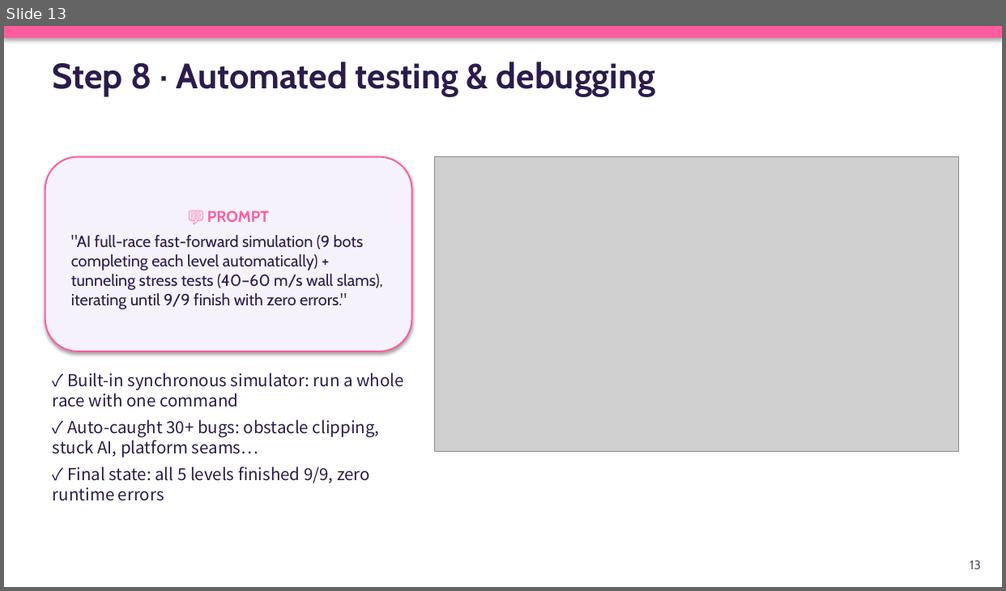
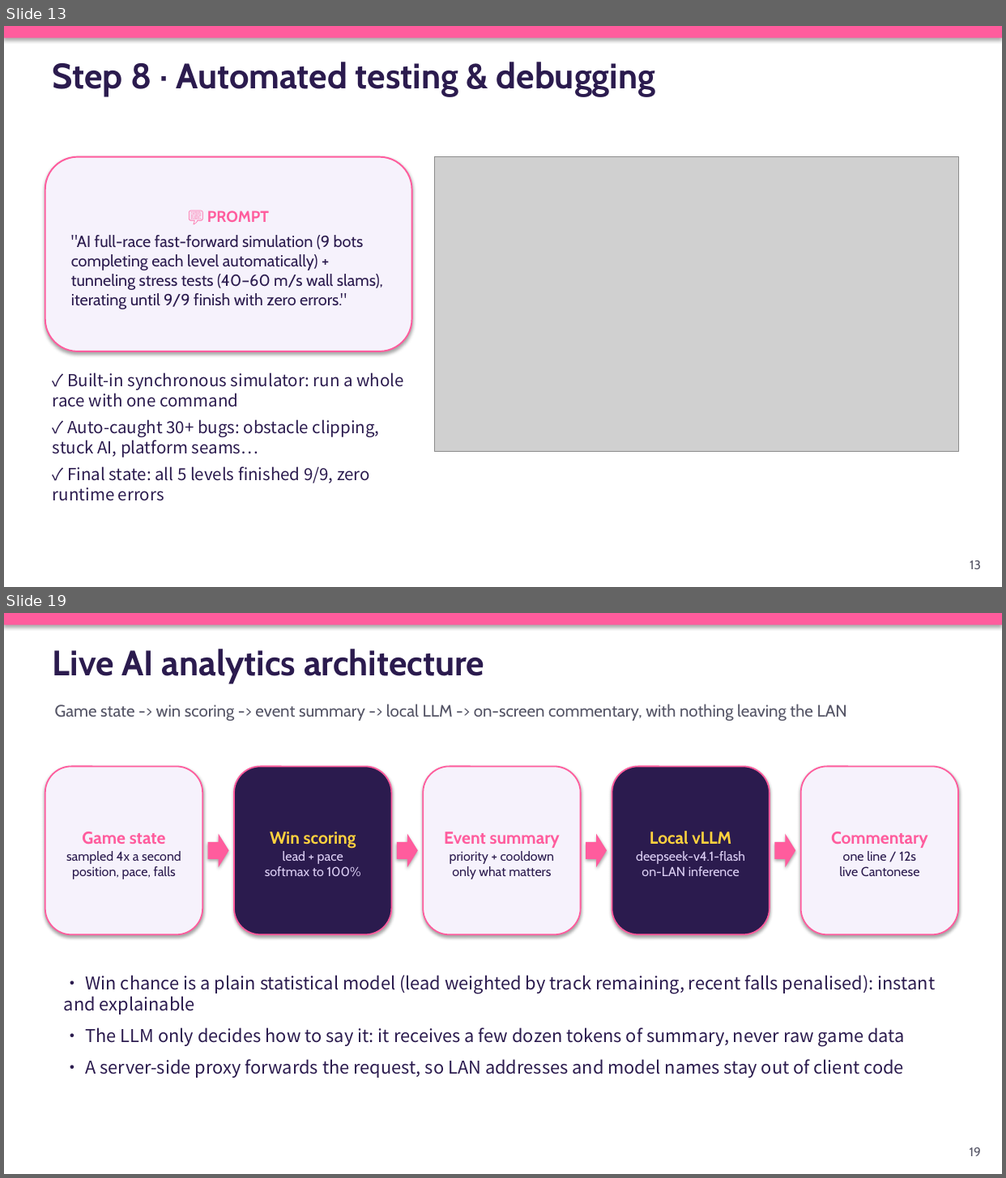
Before and after one commit to chengkaho98-svg/Mini3Dgame, a slide deck: AI_Game_Development_Playbook_EN.pptx. Shown one above the other, each under a label of ours: slide 13 before the commit, slides 13 and 19 after it; the slides between them are not shown. The pictures are 1006x591 and 1006x1178 pixels, drawn with LibreOffice and Linux fonts; fonts in the diff are those of the drawing; grey boxes stand for pictures. Boxes give left, top, right and bottom in pixels: in the first picture for what was removed or moved away, otherwise in the second. Text is boxed around its words. In the diff, an @@ line names an element or a change of style, - is before the commit and + after.

Commit message:
Fix edge-bumper wedge; cheaper split post FX; fairer win%; Playbook extended to 20 slides (ZH+EN)
Bumpers (E1)
- Root cause of the remaining 34 wedged cases: 7 bumpers stuck out past the
  road rail, so a player clamped on the rail touched the ball's outer face and
  the round push-out pinned them against the wall. Pulled them in so the ball
  edge sits ~0.3m inside the rail.
- Same 168-case matrix (8 clusters x 3 starts x 7 inputs): 134/168 -> 168/168,
  0 wedged, 0 falls. Average bumps through a cluster dropped (L1 c2: 9.5 -> 2.3).

Split-screen post FX (corrects an earlier claim)
- Measured properly with GPU sync: 4-view split with SSAO on every view was
  15.8ms, not the 60 FPS reported before. SSAO now runs only with up to 2
  views; 3-4 views keep bloom. 4-way split: 10.4ms (96 FPS on RTX 5070 Ti).

Win% (analytics.js)
- Softmax temperature now widens early and tightens late: mid-race nobody
  reads 0% (was 5 of 8 racers at 0% seconds after the start).
- Once someone has finished first, still-running racers can no longer show
  100% (only the winner keeps it).

Playbook: +5 steps (game feel, lighting/materials, outlines+split post FX,
test matrix, win% + local-LLM commentator), + analytics architecture diagram,
refreshed results. 14 -> 20 slides, ZH and EN. Visual gate 20/20 on both.
Step 9 and Step 12 reuse earlier screenshots.

Verified: bumper matrix 168/168; all 5 levels 9/9 bots; zero runtime errors.

```diff
--- a/AI_Game_Development_Playbook_EN.pptx
+++ b/AI_Game_Development_Playbook_EN.pptx
@@ slide 19 added at (4, 613, 1002, 1174), background #FFFFFF @@
@@ rectangle added at (4, 613, 1002, 625), fill #FF5C9D @@
@@ text added at (53, 649, 484, 684), 34 pt, text #2B1B4E, bold @@
+Live AI analytics architecture
@@ text added at (55, 704, 847, 721), 16 pt, text #555566 @@
+Game state -> win scoring -> event summary -> local LLM -> on-screen commentary, with nothing leaving the LAN
@@ rounded rectangle added at (45, 766, 202, 935), fill #F6F2FC, outline #FF5C9D 1.4 pt, 12.5 pt, text #2B1B4E @@
+Game state
+sampled 4x a second
+position, pace, falls
@@ rounded rectangle added at (234, 766, 391, 935), fill #2B1B4E, outline #FF5C9D 1.4 pt, 12.5 pt, text #DDD0F5 @@
+Win scoring
+lead + pace
+softmax to 100%
@@ rounded rectangle added at (424, 766, 581, 935), fill #F6F2FC, outline #FF5C9D 1.4 pt, 12.5 pt, text #2B1B4E @@
+Event summary
+priority + cooldown
+only what matters
@@ rounded rectangle added at (612, 766, 769, 935), fill #2B1B4E, outline #FF5C9D 1.4 pt, 12.5 pt, text #DDD0F5 @@
+Local vLLM
+deepseek-v4.1-flash
+on-LAN inference
@@ rounded rectangle added at (801, 766, 958, 935), fill #F6F2FC, outline #FF5C9D 1.4 pt, 12.5 pt, text #2B1B4E @@
+Commentary
+one line / 12s
+live Cantonese
@@ right arrow added at (207, 834, 228, 867), fill #FF5C9D @@
@@ right arrow added at (397, 834, 418, 867), fill #FF5C9D @@
@@ right arrow added at (586, 834, 607, 867), fill #FF5C9D @@
@@ right arrow added at (775, 834, 796, 867), fill #FF5C9D @@
@@ text added at (64, 975, 936, 1078), 17 pt, text #2B1B4E @@
+• Win chance is a plain statistical model (lead weighted by track remaining, recent falls penalised): instant and explainable
+• The LLM only decides how to say it: it receives a few dozen tokens of summary, never raw game data
+• A server-side proxy forwards the request, so LAN addresses and model names stay out of client code
@@ text added at (970, 1148, 981, 1157), 12 pt, text #555566 @@
+19
```
Also in this commit, not shown: 2 slides changed, 5 other slides added, 25 other files.
